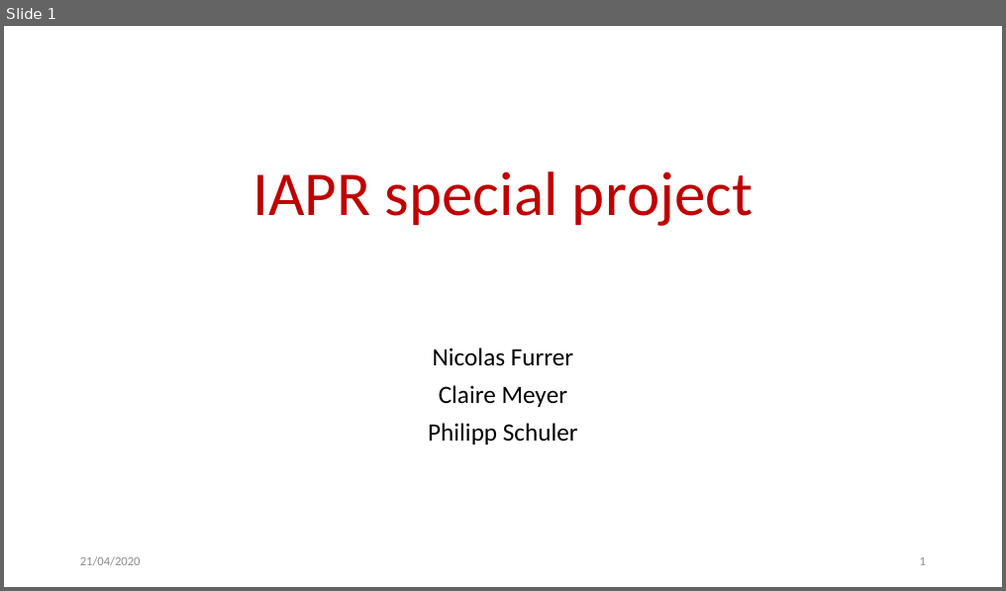
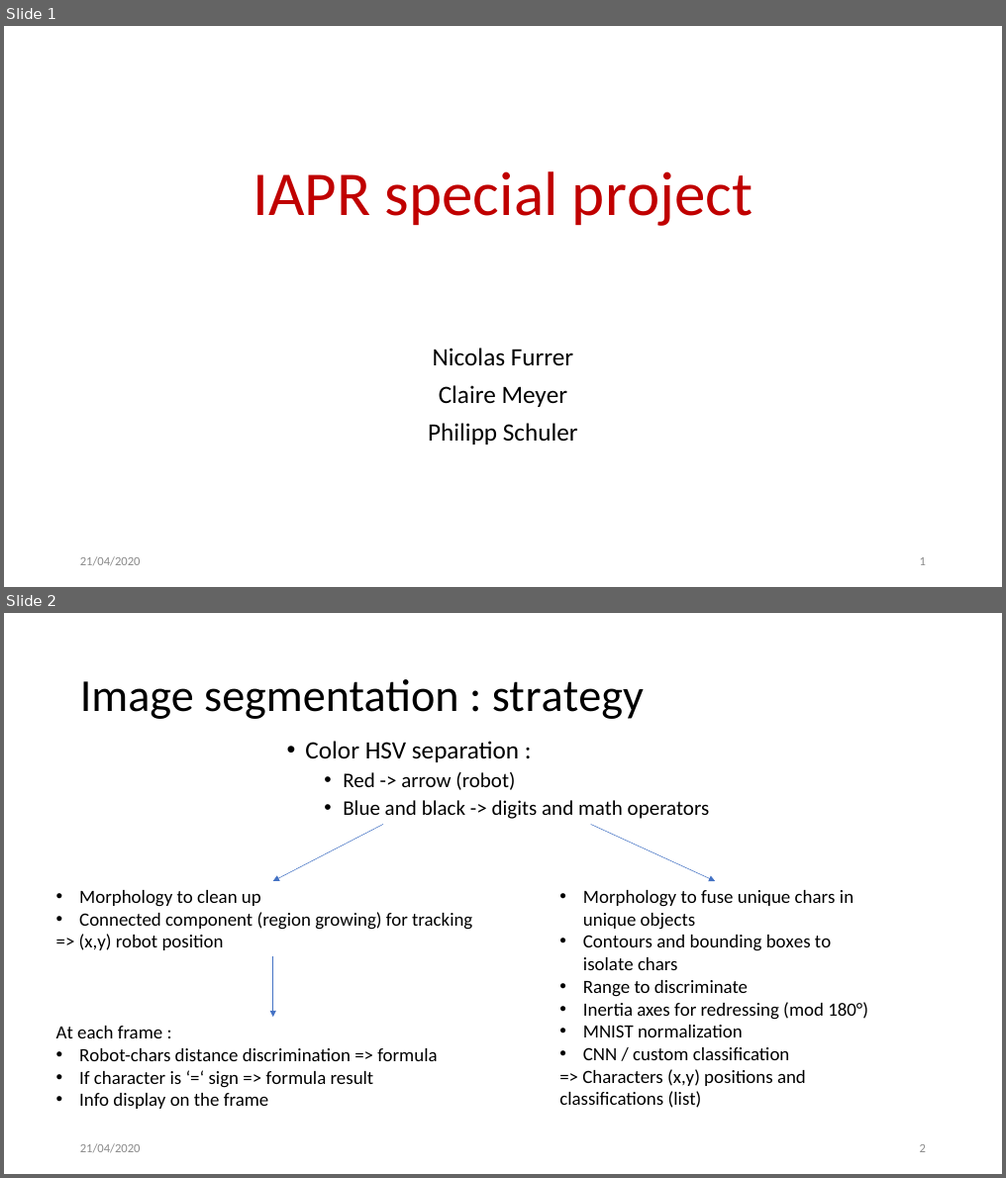
Before and after one commit to JambonSama/image_analysis_and_pattern_recognition_labs, a slide deck: project/presentation.pptx. Shown one above the other, each under a label of ours: slide 1 before the commit, slides 1 and 2 after it. The pictures are 1006x591 and 1006x1178 pixels, drawn with LibreOffice and Linux fonts; fonts in the diff are those of the drawing; background and template pictures are left out. Boxes give left, top, right and bottom in pixels: in the first picture for what was removed or moved away, otherwise in the second. Text is boxed around its words. In the diff, an @@ line names an element or a change of style, - is before the commit and + after.

```diff
--- a/project/presentation.pptx
+++ b/project/presentation.pptx
@@ slide 2 added at <box>4,613,1002,1174</box>, background #FFFFFF @@
@@ title added at <box>80,679,644,719</box>, 44 pt, text #000000 @@
+Image segmentation : strategy
@@ text added at <box>305,741,710,819</box>, 20 pt, text #000000 @@
+  • Color HSV separation :
+    • Red -> arrow (robot)
+    • Blue and black -> digits and math operators
@@ arrow added from (383, 824) to (272, 881), #4472C4 0.5 pt @@
@@ arrow added from (591, 824) to (715, 881), #4472C4 0.5 pt @@
@@ text added at <box>79,890,472,951</box>, 18 pt, text #000000 @@
+• Morphology to clean up
+• Connected component (region growing) for tracking
+=> (x,y) robot position
@@ text added at <box>559,890,868,1108</box>, 18 pt, text #000000 @@
+• Morphology to fuse unique chars in unique objects
+• Contours and bounding boxes to isolate chars
+• Range to discriminate
+• Inertia axes for redressing (mod 180°)
+• MNIST normalization
+• CNN / custom classification
+=> Characters (x,y) positions and classifications (list)
@@ arrow added from (272, 957) to (272, 1017), #4472C4 0.5 pt @@
@@ text added at <box>56,1026,437,1109</box>, 18 pt, text #000000 @@
+At each frame :
+• Robot-chars distance discrimination => formula
+• If character is ‘=‘ sign => formula result
+• Info display on the frame
@@ text added at <box>80,1144,141,1154</box>, 12 pt, text #8C8C8C @@
+21/04/2020
@@ page number added at <box>920,1145,926,1153</box>, 12 pt, text #8C8C8C @@
+2
```
Also in this commit, not shown: 3 slides changed, 1 slide removed.
